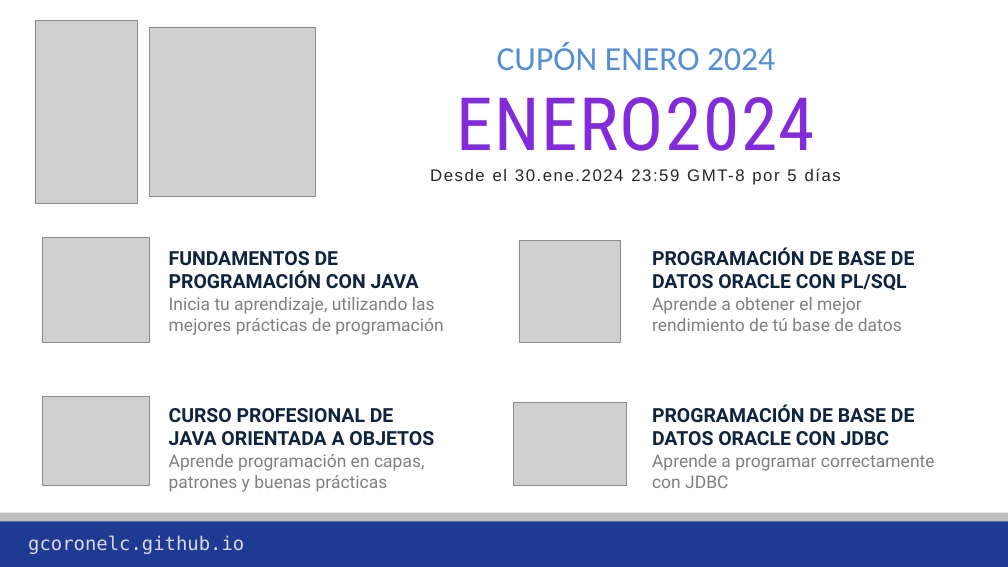
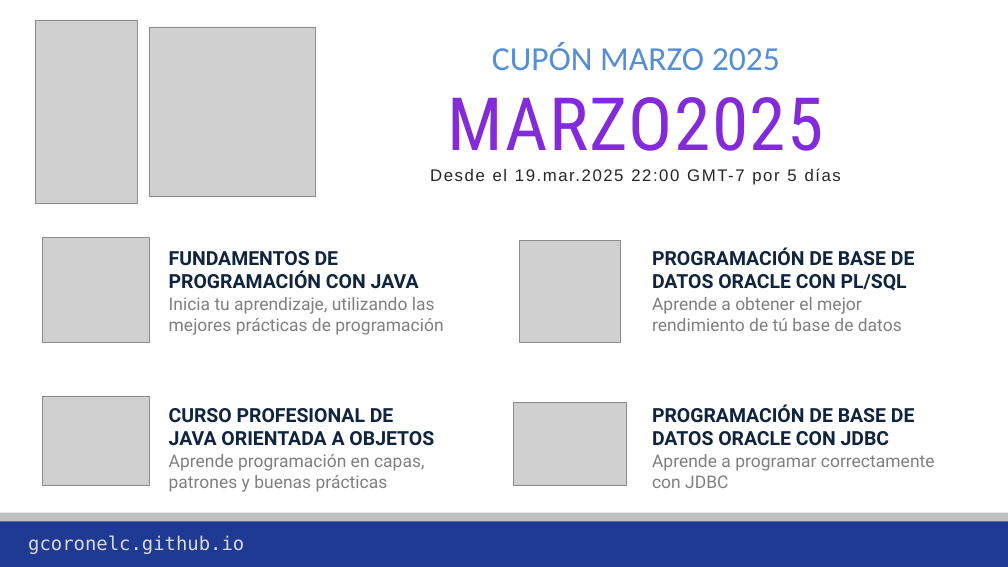
Before and after one commit to gcoronelc/gcoronelc.github.io, a slide deck: slide 1 of img/Publicidad.pptx. Drawn at 1008x567 pixels with LibreOffice and Linux fonts; fonts in the diff are those of the drawing; grey boxes stand for pictures; background and template pictures are left out. Boxes give left, top, right and bottom in pixels: in the first picture for what was removed or moved away, otherwise in the second. Text is boxed around its words. In the diff, an @@ line names an element or a change of style, - is before the commit and + after.

Commit message:
Publicidad Marzo 2025

```diff
--- a/img/Publicidad.pptx
+++ b/img/Publicidad.pptx
@@ text at bbox=[430, 42, 841, 185]: text changed @@
-CUPÓN ENERO 2024
-ENERO2024
-Desde el 30.ene.2024 23:59 GMT-8 por 5 días
+CUPÓN MARZO 2025
+MARZO2025
+Desde el 19.mar.2025 22:00 GMT-7 por 5 días
```
Also in this commit, not shown: 2 other files.
